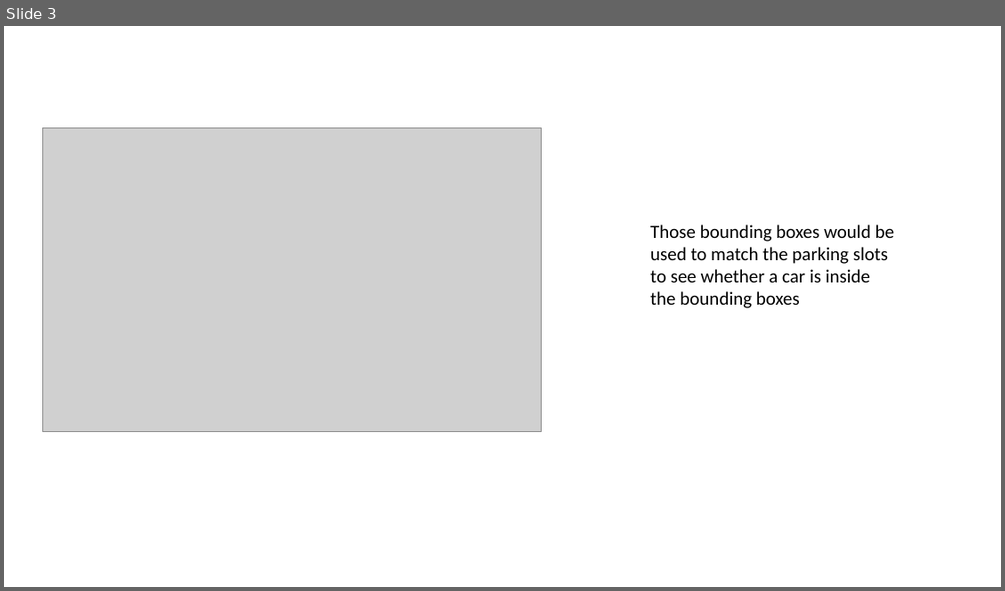
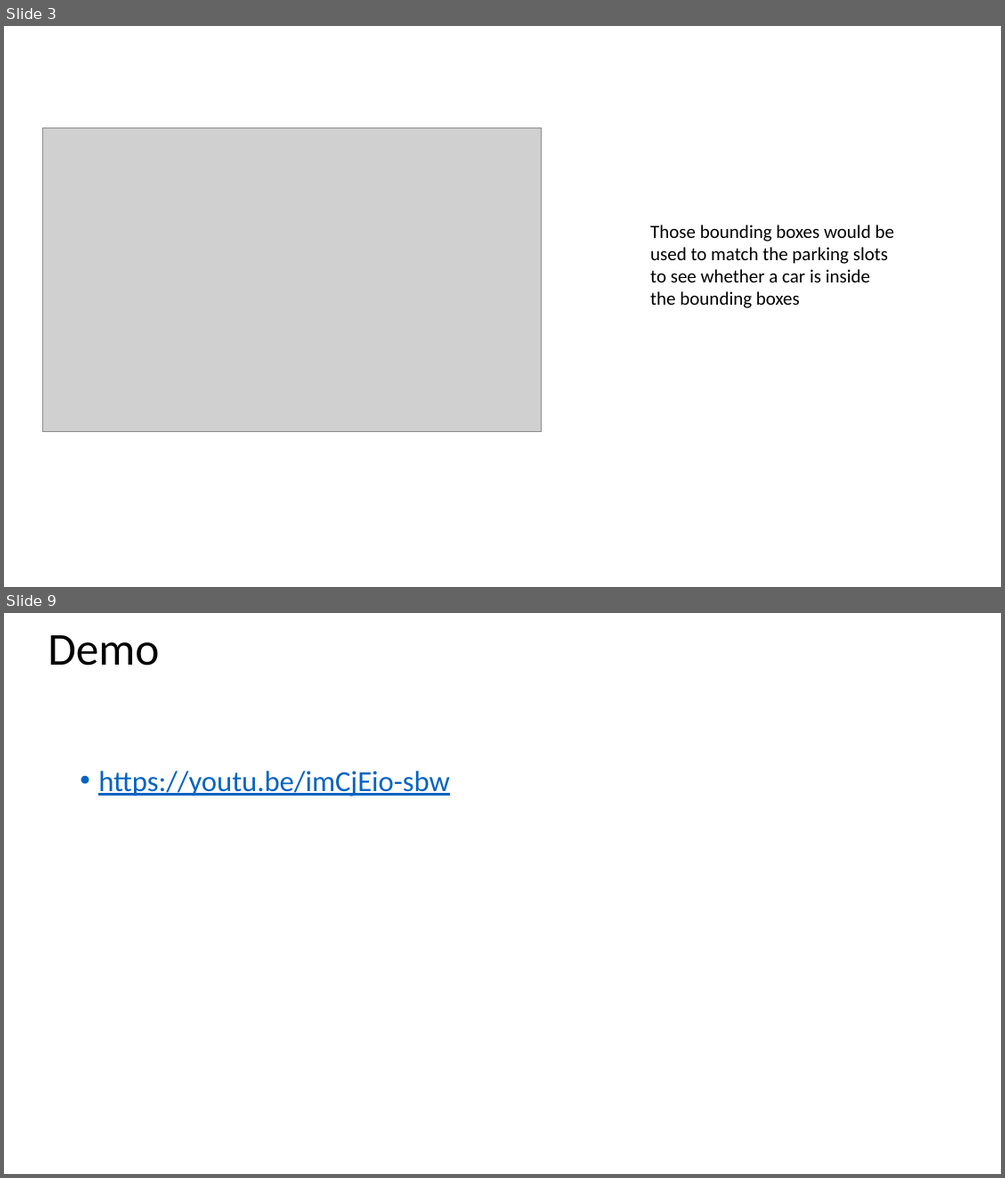
Before and after one commit to MenghuaXie/M202AFinalProject, a slide deck: 202_final_presentation.pptx. Shown one above the other, each under a label of ours: slide 3 before the commit, slides 3 and 9 after it; the slides between them are not shown. The pictures are 1005x591 and 1005x1178 pixels, drawn with LibreOffice and Linux fonts; fonts in the diff are those of the drawing; grey boxes stand for pictures. Boxes give left, top, right and bottom in pixels: in the first picture for what was removed or moved away, otherwise in the second. Text is boxed around its words. In the diff, an @@ line names an element or a change of style, - is before the commit and + after.

```diff
--- a/202_final_presentation.pptx
+++ b/202_final_presentation.pptx
@@ slide 9 added at box(4, 613, 1001, 1174), background #FFFFFF @@
@@ title added at box(48, 635, 159, 666), 44 pt, text #000000 @@
+Demo
@@ text added at box(98, 771, 450, 796), 28 pt, text #0563C1, underline @@
+• https://youtu.be/imCjEio-sbw
```
Also in this commit, not shown: 3 slides changed, 4 other slides added, 1 slide removed, 1 other file.
